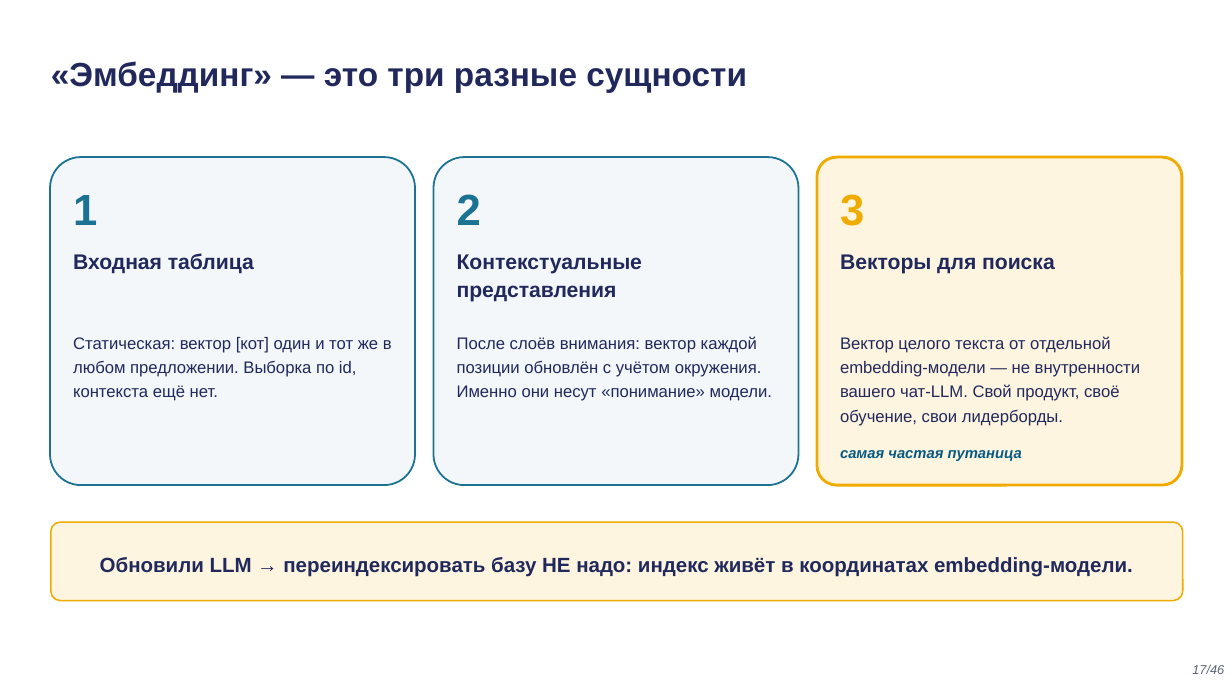
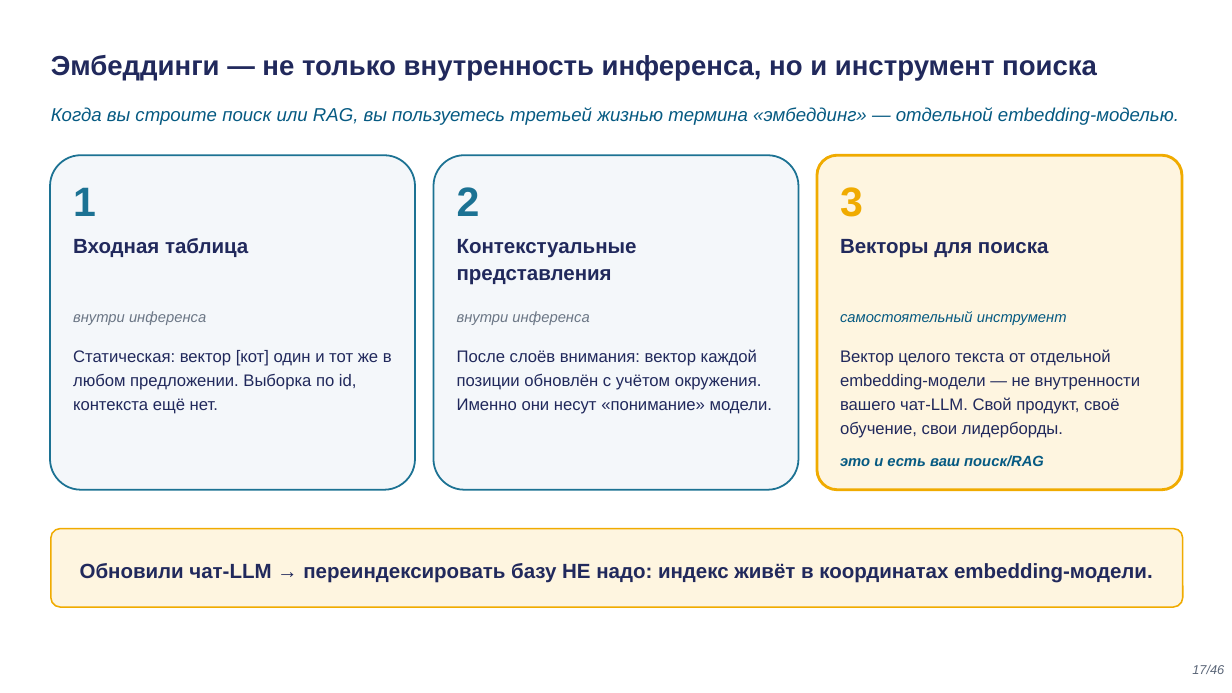
Before and after one commit to tellina-study/AI-usage-lessons, a slide deck: slide 17 of library/lectures/lec-02/rendered/lec-02.pptx. Drawn at 1232x693 pixels with LibreOffice and Linux fonts; fonts in the diff are those of the drawing. Boxes give left, top, right and bottom in pixels: in the first picture for what was removed or moved away, otherwise in the second. Text is boxed around its words. In the diff, an @@ line names an element or a change of style, - is before the commit and + after.

```diff
--- a/library/lectures/lec-02/rendered/lec-02.pptx
+++ b/library/lectures/lec-02/rendered/lec-02.pptx
@@ text added at <box>51,55,1097,80</box>, 21.5 pt, text #21295C, bold @@
+Эмбеддинги — не только внутренность инференса, но и инструмент поиска
@@ text removed at <box>51,61,747,93</box> @@
-«Эмбеддинг» — это три разные сущности
@@ text added at <box>51,107,1179,125</box>, 14.5 pt, text #065A82, italic @@
+Когда вы строите поиск или RAG, вы пользуетесь третьей жизнью термина «эмбеддинг» — отдельной embedding-моделью.
@@ rounded rectangle: place and size @@
-rounded rectangle at <box>50,157,415,485</box>
+rounded rectangle at <box>50,155,415,490</box>
@@ rounded rectangle at <box>50,155,415,490</box>: proportions changed @@
@@ rounded rectangle at <box>433,155,799,490</box>: proportions changed @@
@@ rounded rectangle: place and size @@
-rounded rectangle at <box>433,157,799,485</box>
+rounded rectangle at <box>433,155,799,490</box>
@@ size 34 to 32 pt in 3 elements at <box>73,187,96,216</box>, <box>840,187,863,217</box>, <box>457,187,480,216</box> @@
@@ rounded rectangle: place and size @@
-rounded rectangle at <box>817,157,1182,485</box>
+rounded rectangle at <box>817,155,1182,490</box>
@@ text "Входная таблица": place and size @@
-text "Входная таблица" at <box>73,253,254,274</box>
+text "Входная таблица" at <box>73,238,248,257</box>
@@ text "Контекстуальные представления": place and size @@
-text "Контекстуальные представления" at <box>457,254,642,302</box>
+text "Контекстуальные представления" at <box>457,239,637,285</box>
@@ size 16.5 to 16 pt; line spacing 1.12 to 1.1 in 3 elements at <box>73,238,248,257</box>, <box>457,239,637,285</box>, <box>840,239,1049,258</box> @@
@@ text "Векторы для поиска": place and size @@
-text "Векторы для поиска" at <box>840,254,1055,274</box>
+text "Векторы для поиска" at <box>840,239,1049,258</box>
@@ text added at <box>73,311,206,325</box>, 11.5 pt, text #6B7685, italic @@
+внутри инференса
@@ text added at <box>457,311,589,325</box>, 11.5 pt, text #6B7685, italic @@
+внутри инференса
@@ text added at <box>840,311,1067,325</box>, 11.5 pt, text #065A82, italic @@
+самостоятельный инструмент
@@ text "Статическая: вектор [кот] один и ...": place and size @@
-text "Статическая: вектор [кот] один и ..." at <box>73,337,392,401</box>
+text "Статическая: вектор [кот] один и ..." at <box>73,350,392,414</box>
@@ text "После слоёв внимания: вектор каждой ...": place and size @@
-text "После слоёв внимания: вектор каждой ..." at <box>457,336,772,401</box>
+text "После слоёв внимания: вектор каждой ..." at <box>457,349,772,414</box>
@@ line spacing 1.22 to 1.2 in 3 elements at <box>73,350,392,414</box>, <box>457,349,772,414</box>, <box>840,349,1140,438</box> @@
@@ text "Вектор целого текста от отдельной ...": place and size @@
-text "Вектор целого текста от отдельной ..." at <box>840,336,1140,426</box>
+text "Вектор целого текста от отдельной ..." at <box>840,349,1140,438</box>
@@ text removed at <box>840,450,1022,461</box> @@
-самая частая путаница
@@ text added at <box>840,455,1044,467</box>, 11.5 pt, text #065A82, bold, italic @@
+это и есть ваш поиск/RAG
@@ rounded rectangle: place and size @@
-rounded rectangle at <box>51,522,1183,601</box>
+rounded rectangle at <box>51,529,1183,607</box>
@@ text at <box>80,563,1153,583</box>: text changed @@
-Обновили LLM → переиндексировать базу НЕ надо: индекс живёт в координатах embedding-модели.
+Обновили чат-LLM → переиндексировать базу НЕ надо: индекс живёт в координатах embedding-модели.
```
Also in this commit, not shown: 12 other slides changed, 24 other files.
